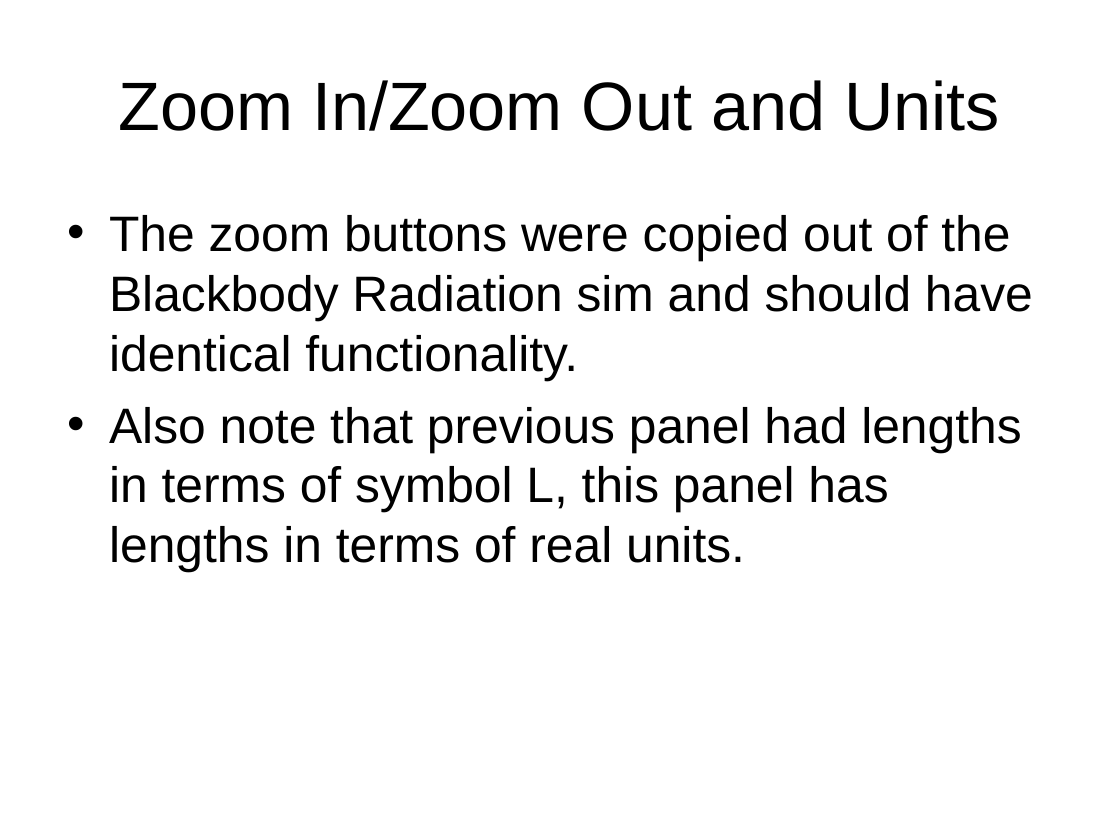
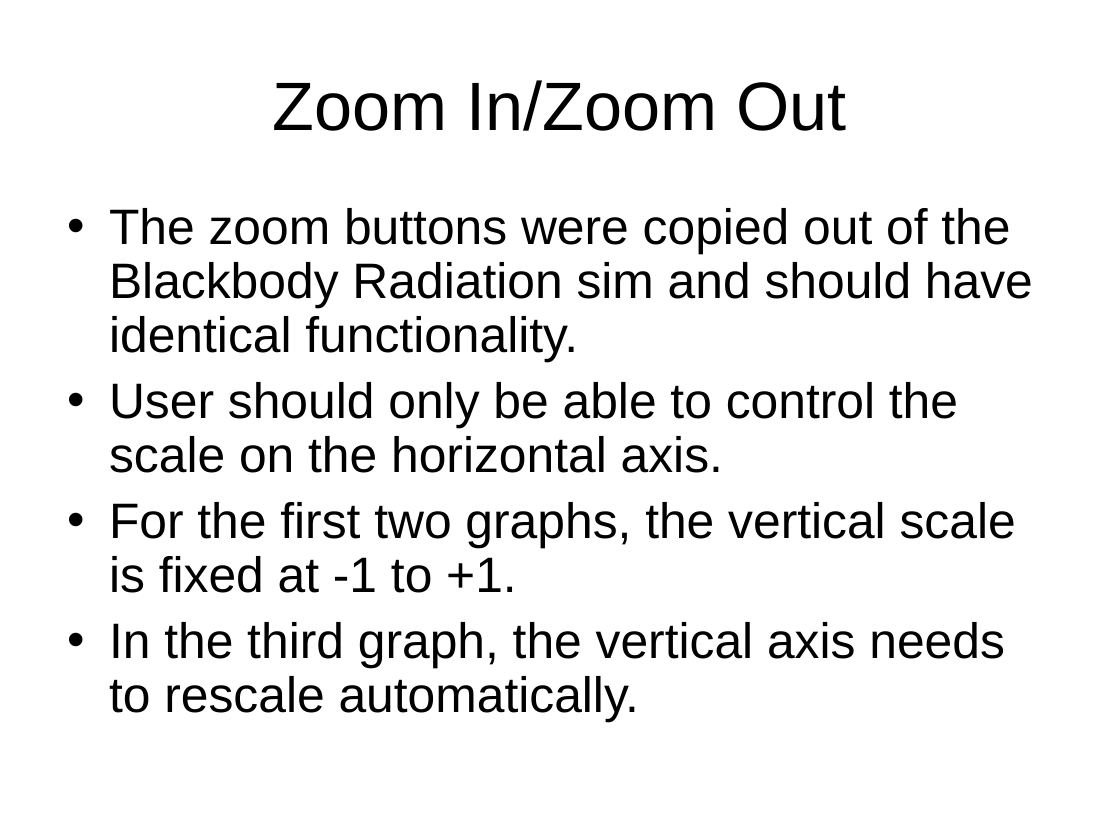
Before and after one commit to azharawaw/sim, a slide deck: slide 8 of trunk/fourier/doc/Fourier_Design_Outline.ppt (slide 15 before the commit). Drawn at 1120x840 pixels with LibreOffice and Linux fonts; fonts in the diff are those of the drawing. Boxes give left, top, right and bottom in pixels: in the first picture for what was removed or moved away, otherwise in the second. Text is boxed around its words. In the diff, an @@ line names an element or a change of style, - is before the commit and + after.

Commit message:
updated design from Sam McKagan, based on 5/4/2005 input from Fourier team

```diff
--- a/trunk/fourier/doc/Fourier_Design_Outline.ppt
+++ b/trunk/fourier/doc/Fourier_Design_Outline.ppt
@@ title at (273,80,846,131): text changed @@
-Zoom In/Zoom Out and Units
+Zoom In/Zoom Out
@@ text at (109,208,1033,362): line spacing 1 to 0.9 @@
@@ text at (109,382,1016,722): text changed @@
-• Also note that previous panel had lengths in terms of symbol L, this panel has lengths in terms of real units.
+• User should only be able to control the scale on the horizontal axis.
+• For the first two graphs, the vertical scale is fixed at -1 to +1.
+• In the third graph, the vertical axis needs to rescale automatically.
```
Also in this commit, not shown: 10 other slides changed, 16 slides added, 6 slides removed.
